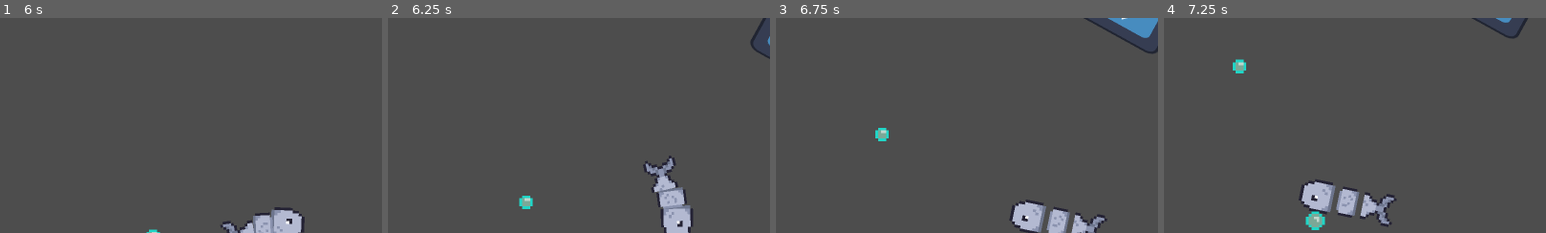
Above: before the commit, frames 1-4 (left to right).
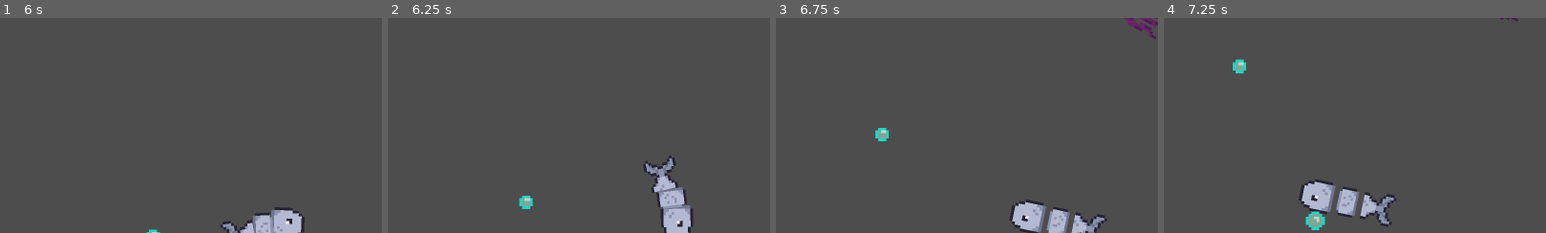
Above: after the commit, the same moments.

Repository: EduKMilke/projetos-aleat-rios
Game: Godot game, scene res://cenas/jogo.tscn
Two runs of this game, one before a commit and one after it. Both use one fixed random seed, a clock stepped at 60 frames per second and the inputs below. The engine's default icon, where the game draws it, is replaced by a stand-in: a white triangle on a blue panel in a dark square.
Inputs (mouse positions are % of the whole screen's width and height, from its top left):
- Up to frame 1 (6 s): move the mouse to (72, 45) at 0.52 s; hold Right (ui_right) 0.53-1.28 s; click (72, 45) at 0.67 s; move the mouse to (14, 88) at 1.27 s; hold Left (ui_left) 1.28-2.03 s; click (14, 88) at 1.42 s; move the mouse to (56, 75) at 2.02 s; hold Right (ui_right) 2.03-2.78 s; click (56, 75) at 2.17 s; move the mouse to (45, 70) at 2.77 s; hold Up (ui_up) 2.78-3.53 s; click (45, 70) at 2.92 s; move the mouse to (27, 74) at 3.52 s; hold Left (ui_left) 3.53-5.78 s; click (27, 74) at 3.67 s; move the mouse to (51, 93) at 4.27 s; click (51, 93) at 4.42 s; move the mouse to (76, 82) at 5.02 s; click (76, 82) at 5.17 s; move the mouse to (69, 86) at 5.77 s; hold Right (ui_right) from 5.78 s (still down); click (69, 86) at 5.92 s
- Up to frame 2 (6.25 s): keep holding Right (ui_right)
- Up to frame 3 (6.75 s): move the mouse to (74, 84) at 6.52 s; release Right (ui_right) at 6.53 s; hold Up (ui_up) from 6.53 s (still down); click (74, 84) at 6.67 s
- Up to frame 4 (7.25 s): keep holding Up (ui_up)
The pictures show only the part of the screen within x 50-100%, y 0-50%; the shares and areas given below are measured in that part.

Frame 1 is identical in both runs. In frame 2, 0.2% of the frame differs, in the area x 94-100%, y 0-20%; in frame 3, 1.0%, in the area x 80-100%, y 0-17%; in frame 4, 0.3%.

Commit message:
sprites polvo adicionado(talvez arrumar)

Diff:
--- a/whey/obj/polvo.tscn
+++ b/whey/obj/polvo.tscn
@@ -1,10 +1,61 @@
-[gd_scene load_steps=4 format=3 uid="uid://bmlxr20aa0653"]
+[gd_scene load_steps=11 format=3 uid="uid://bmlxr20aa0653"]
 
 [ext_resource type="Script" uid="uid://cc4x1n74ehbny" path="res://script/polvo.gd" id="1_uj5m4"]
-[ext_resource type="Texture2D" uid="uid://y6s7gnbm20hw" path="res://icon.svg" id="2_f4j55"]
+[ext_resource type="Texture2D" uid="uid://cweul2sdseqiv" path="res://assets/povo.png" id="2_f4j55"]
 
 [sub_resource type="RectangleShape2D" id="RectangleShape2D_f4j55"]
 size = Vector2(32, 20)
+
+[sub_resource type="AtlasTexture" id="AtlasTexture_sl6ar"]
+atlas = ExtResource("2_f4j55")
+region = Rect2(0, 0, 16, 32)
+
+[sub_resource type="AtlasTexture" id="AtlasTexture_e1eni"]
+atlas = ExtResource("2_f4j55")
+region = Rect2(16, 0, 16, 32)
+
+[sub_resource type="AtlasTexture" id="AtlasTexture_g5aed"]
+atlas = ExtResource("2_f4j55")
+region = Rect2(32, 0, 16, 32)
+
+[sub_resource type="AtlasTexture" id="AtlasTexture_hmi4d"]
+atlas = ExtResource("2_f4j55")
+region = Rect2(48, 0, 16, 32)
+
+[sub_resource type="AtlasTexture" id="AtlasTexture_au3pg"]
+atlas = ExtResource("2_f4j55")
+region = Rect2(64, 0, 16, 32)
+
+[sub_resource type="AtlasTexture" id="AtlasTexture_jdss2"]
+atlas = ExtResource("2_f4j55")
+region = Rect2(80, 0, 16, 32)
+
+[sub_resource type="SpriteFrames" id="SpriteFrames_jhxwk"]
+resource_local_to_scene = true
+animations = [{
+"frames": [{
+"duration": 1.31,
+"texture": SubResource("AtlasTexture_sl6ar")
+}, {
+"duration": 1.31,
+"texture": SubResource("AtlasTexture_e1eni")
+}, {
+"duration": 1.31,
+"texture": SubResource("AtlasTexture_g5aed")
+}, {
+"duration": 1.31,
+"texture": SubResource("AtlasTexture_hmi4d")
+}, {
+"duration": 1.31,
+"texture": SubResource("AtlasTexture_au3pg")
+}, {
+"duration": 1.31,
+"texture": SubResource("AtlasTexture_jdss2")
+}],
+"loop": true,
+"name": &"default",
+"speed": 5.0
+}]
 
 [node name="CharacterBody2D" type="CharacterBody2D"]
 position = Vector2(186, 106)
@@ -15,7 +66,7 @@
 [node name="CollisionShape2D" type="CollisionShape2D" parent="."]
 shape = SubResource("RectangleShape2D_f4j55")
 
-[node name="Sprite2D" type="Sprite2D" parent="."]
-position = Vector2(0.49999428, 0.5000019)
-scale = Vector2(0.2734374, 0.17968754)
-texture = ExtResource("2_f4j55")
+[node name="AnimatedSprite2D" type="AnimatedSprite2D" parent="."]
+rotation = 1.5726072
+sprite_frames = SubResource("SpriteFrames_jhxwk")
+frame_progress = 0.7143732
--- a/whey/script/polvo.gd
+++ b/whey/script/polvo.gd
@@ -10,11 +10,11 @@
 var l_tela = 0.0
 var al_tela = 0.0
 var alvo = Vector2.ZERO
-
+@onready var spr=$AnimatedSprite2D
 
 func _ready() -> void:
 	randomize()
-
+	spr.play("default")
 	l_tela = get_viewport_rect().size.x
 	al_tela = get_viewport_rect().size.y
 
@@ -59,8 +59,10 @@
 		velocity = velocity.move_toward(direction * spd_m, ACCELERATION * delta)
 		spd_m-=1
 		if spd_m<=0:
+
 			await get_tree().create_timer(0.2).timeout
 			spd_m=spd_m2
+
 		look_at(alvo)
 		move_and_slide()
 	else:
Binary file added: whey/assets/povo.png
Not shown, added: whey/assets/povo.png.import
